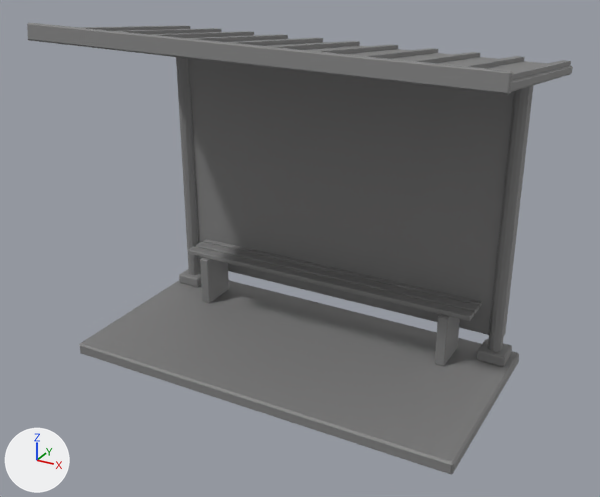
Before and after pictures for a commit that changed the FBX model UnityProject/Assets/Itens/PontoOnibus.fbx.
Both versions are drawn from a 50 mm lens placed at (2.84, -5.11, 3.54), pointed at (0.07, -0.07, 1.02). Arrows for +X, +Y and +Z are at lower left; the lights stay in place. The older version comes first. Where no turn or scale is listed for an object, it has been applied to the vertices.

In view in the first picture: 'Cobertura', 'Fundo', 'PontoOnibus', 'PosteA', 'PosteB'.
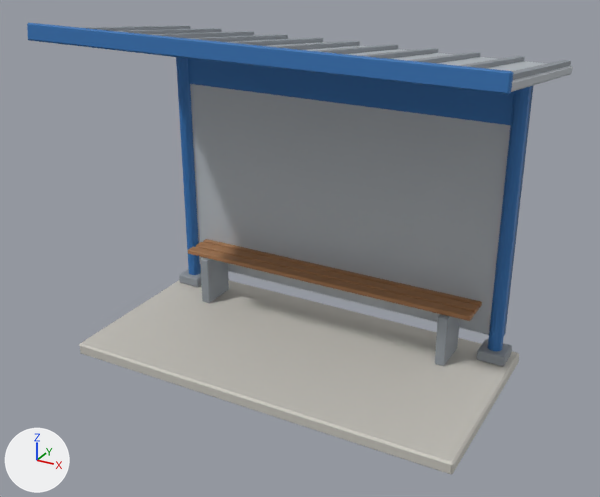
The change, as JSON lines over the scene's bpy script:
```json
{"block": "me_pontoonibus", "where": "me_pontoonibus.from_pydata(...)  # 144 vertices, 156 faces; spans x -1.6..1.6, y -0.8..0.8, z 0.0..0.56"}
{"block": "me_pontoonibus", "where": "# used by ob_pontoonibus; location = (0.0, 0.0, 0.0)"}
{"block": "me_pontoonibus", "change": "me_pontoonibus part 5: texture (UV) coordinates of 156 of 156 faces, centred in x -1.6..1.6, y -0.8..0.8, z 0.0..0.56, changed; they spanned u 0.12..0.24, v 0.93..0.95 and now span u 0.12..0.49, v 0.03..0.05"}
{"block": "me_fundo", "where": "me_fundo.from_pydata(...)  # 88 vertices, 90 faces; spans x -1.49..1.49, y -0.05..0.05, z 0.18..2.2"}
{"block": "me_fundo", "where": "# used by ob_fundo; location = (0.0, 0.66, 0.1)"}
{"block": "me_fundo", "change": "me_fundo part 1: 90 kept faces spanning x -1.49..1.49, y -0.05..0.05, z 0.18..2.2 get new texture (UV) coordinates"}
{"block": "me_cobertura", "where": "me_cobertura.from_pydata(...)  # 136 vertices, 118 faces; spans x -1.72..1.72, y -0.87..0.85, z -0.1..0.23"}
{"block": "me_cobertura", "where": "# used by ob_cobertura; location = (0.0, 0.06, 2.42)"}
{"block": "me_cobertura", "change": "me_cobertura part 4: 118 kept faces spanning x -1.72..1.72, y -0.87..0.85, z -0.1..0.23 get new texture (UV) coordinates"}
{"block": "me_postea", "where": "me_postea.from_pydata(...)  # 76 vertices, 98 faces; spans x -0.11..0.11, y -0.11..0.11, z 0.0..2.3"}
{"block": "me_postea", "where": "# used by ob_postea; location = (-1.44, 0.62, 0.1)"}
{"block": "me_postea", "change": "me_postea part 3: 98 kept faces spanning x -0.11..0.11, y -0.11..0.11, z 0.0..2.3 get new texture (UV) coordinates"}
{"block": "me_posteb", "where": "me_posteb.from_pydata(...)  # 76 vertices, 98 faces; spans x -0.11..0.11, y -0.11..0.11, z 0.0..2.3"}
{"block": "me_posteb", "where": "# used by ob_posteb; location = (1.44, 0.62, 0.1)"}
{"block": "me_posteb", "change": "me_posteb part 2: 98 kept faces spanning x -0.11..0.11, y -0.11..0.11, z 0.0..2.3 get new texture (UV) coordinates"}
```

Location of each change, [x1, y1, x2, y2] in pixels of the pictures (600 x 497 px):
```json
{"part": 1, "of": "me_fundo", "change": "surface changed", "before": [188, 58, 533, 335], "after": [188, 58, 533, 335], "on screen": "lighter"}
{"part": 2, "of": "me_posteb", "change": "surface changed", "before": [477, 86, 532, 367], "after": [477, 86, 532, 367]}
{"part": 3, "of": "me_postea", "change": "surface changed", "before": [176, 57, 202, 287], "after": [176, 57, 202, 287]}
{"part": 4, "of": "me_cobertura", "change": "surface changed", "before": [27, 23, 573, 95], "after": [27, 23, 573, 95]}
{"part": 5, "of": "me_pontoonibus", "change": "surface changed", "before": [79, 239, 519, 474], "after": [79, 239, 519, 474], "on screen": "lighter"}
```
